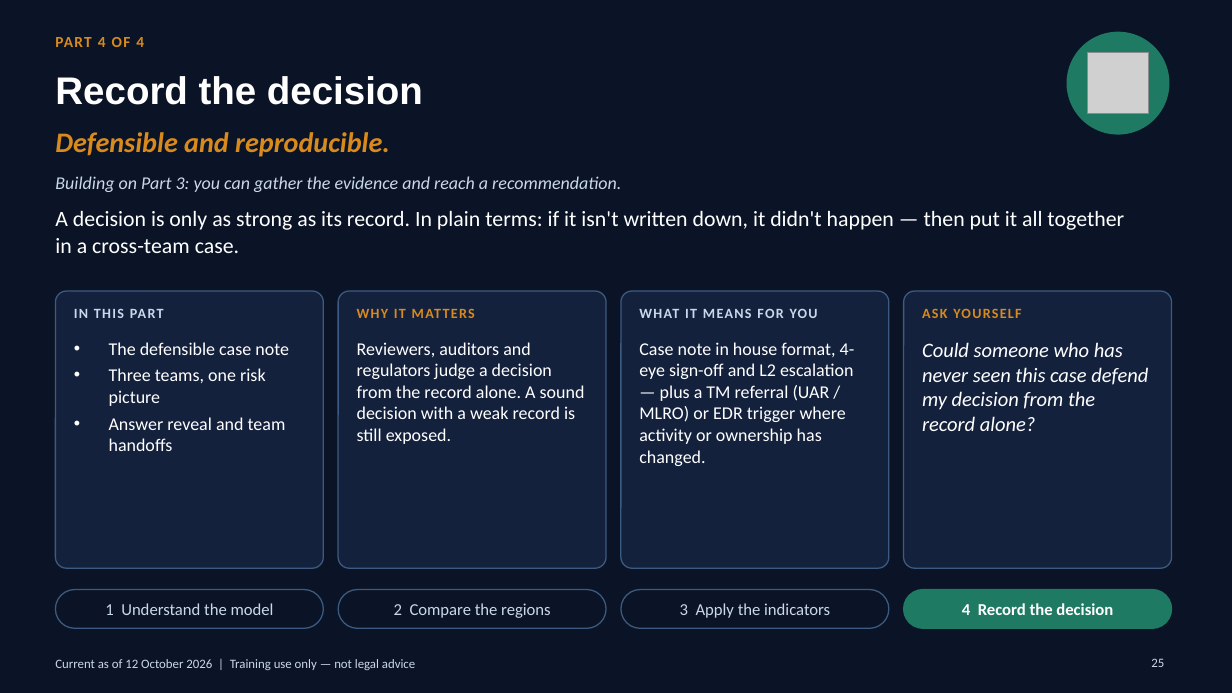
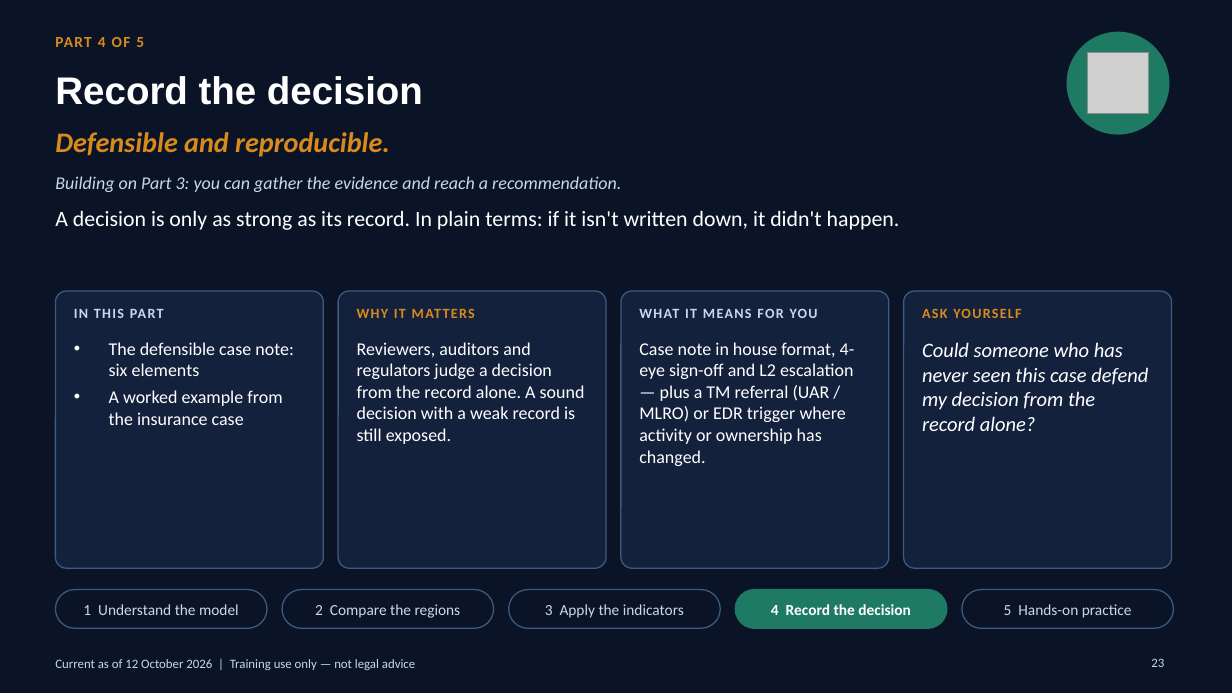
Before and after one commit to danielslonim-art/Screening, a slide deck: slide 23 of training/sanctions-in-practice-2026-10/sanctions-in-practice-analyst-edition.pptx (slide 25 before the commit). Drawn at 1232x693 pixels with LibreOffice and Linux fonts; fonts in the diff are those of the drawing; grey boxes stand for pictures. Boxes give left, top, right and bottom in pixels: in the first picture for what was removed or moved away, otherwise in the second. Text is boxed around its words. In the diff, an @@ line names an element or a change of style, - is before the commit and + after.

```diff
--- a/training/sanctions-in-practice-2026-10/sanctions-in-practice-analyst-edition.pptx
+++ b/training/sanctions-in-practice-2026-10/sanctions-in-practice-analyst-edition.pptx
@@ text at (x1=55, y1=37, x2=144, y2=47): text changed @@
-PART 4 OF 4
+PART 4 OF 5
@@ text at (x1=55, y1=211, x2=900, y2=230): text changed @@
-A decision is only as strong as its record. In plain terms: if it isn't written down, it didn't happen — then put it all together in a cross-team case.
+A decision is only as strong as its record. In plain terms: if it isn't written down, it didn't happen.
@@ text at (x1=109, y1=342, x2=293, y2=425): text changed @@
-• The defensible case note
-• Three teams, one risk picture
-• Answer reveal and team handoffs
+• The defensible case note: six elements
+• A worked example from the insurance case
@@ rounded rectangle resized from (x1=55, y1=590, x2=323, y2=628) to (x1=55, y1=590, x2=267, y2=628) @@
@@ text "2 Compare the regions" moved from (x1=394, y1=603, x2=551, y2=618) to (x1=315, y1=604, x2=461, y2=618) @@
@@ rounded rectangle resized from (x1=338, y1=590, x2=606, y2=628) to (x1=282, y1=590, x2=494, y2=628) @@
@@ text "3 Apply the indicators" moved from (x1=680, y1=603, x2=830, y2=618) to (x1=545, y1=604, x2=684, y2=618) @@
@@ rounded rectangle resized from (x1=621, y1=590, x2=889, y2=628) to (x1=508, y1=590, x2=720, y2=628) @@
@@ size 13 to 12 pt in 4 elements at (x1=83, y1=604, x2=239, y2=615), (x1=315, y1=604, x2=461, y2=618), (x1=545, y1=604, x2=684, y2=618), (x1=771, y1=604, x2=911, y2=615) @@
@@ text "4 Record the decision" moved from (x1=962, y1=603, x2=1113, y2=615) to (x1=771, y1=604, x2=911, y2=615) @@
@@ rounded rectangle resized from (x1=904, y1=590, x2=1172, y2=628) to (x1=736, y1=590, x2=947, y2=628) @@
@@ rounded rectangle added at (x1=962, y1=590, x2=1174, y2=628), fill #0B1426, outline #3D5A80 1 pt @@
@@ text added at (x1=1004, y1=604, x2=1132, y2=618), 12 pt, text #C9D8EA @@
+5 Hands-on practice
@@ page number at (x1=1151, y1=658, x2=1164, y2=667): text changed @@
-25
+23
```
Also in this commit, not shown: 10 other slides changed, 3 slides added, 1 other file.
